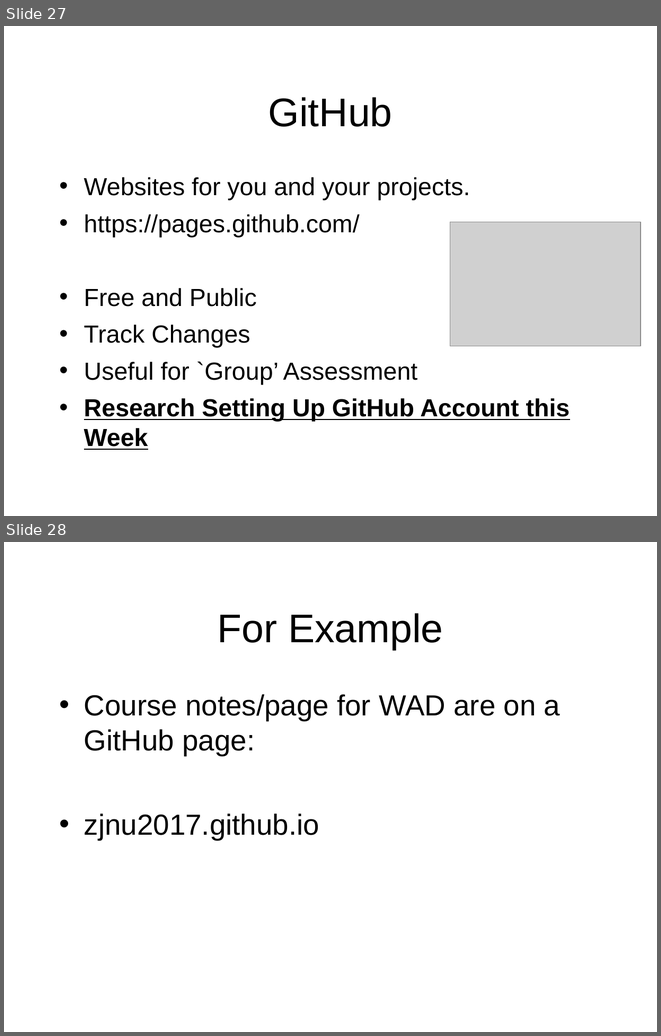
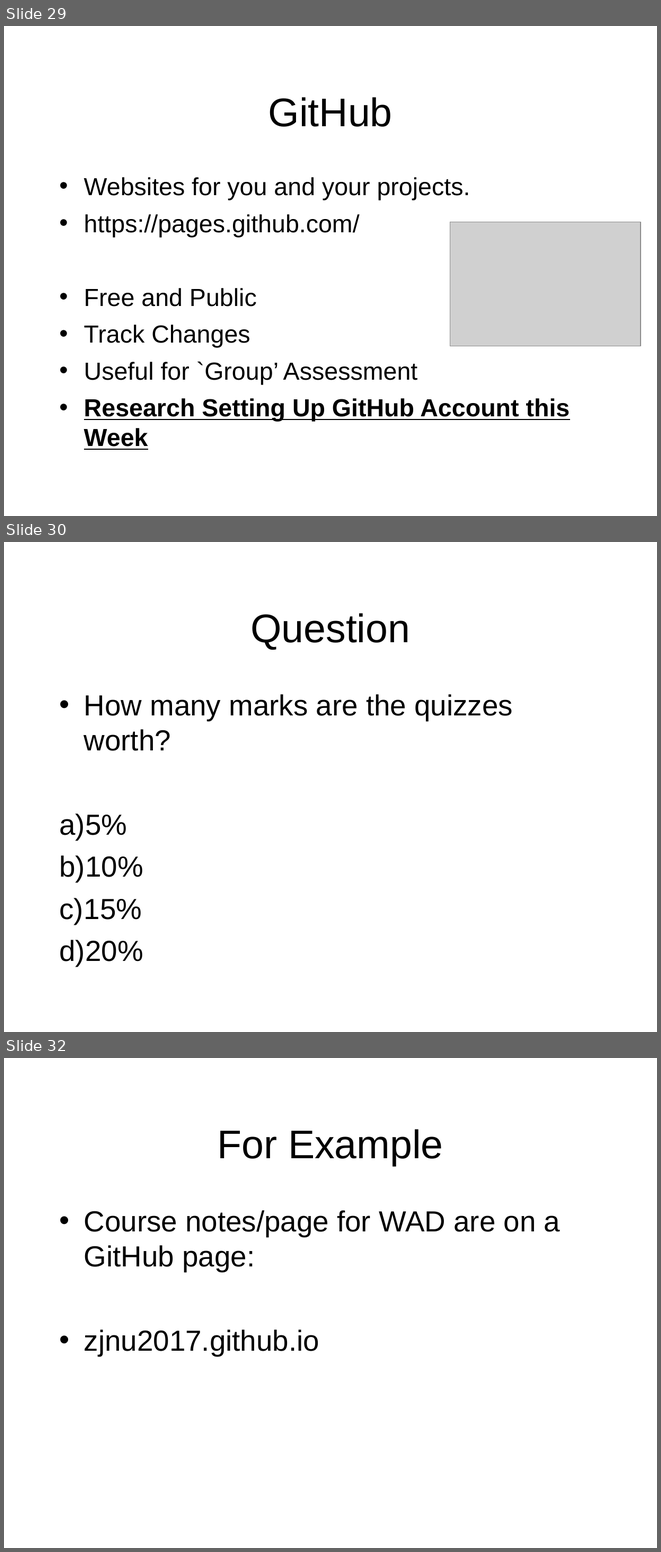
Before and after one commit to octaviordz/zjnu2017.github.io, a slide deck: WAD/lectures/010--Introduction.ppt. Shown one above the other, each under a label of ours: slides 27 and 28 before the commit, slides 29, 30 and 32 after it; the slides between them are not shown. The pictures are 661x1036 and 661x1552 pixels, drawn with LibreOffice and Linux fonts; fonts in the diff are those of the drawing; grey boxes stand for pictures. Boxes give left, top, right and bottom in pixels: in the first picture for what was removed or moved away, otherwise in the second. Text is boxed around its words. In the diff, an @@ line names an element or a change of style, - is before the commit and + after.

Commit message:
Additional quiz questions.

```diff
--- a/WAD/lectures/010--Introduction.ppt
+++ b/WAD/lectures/010--Introduction.ppt
@@ slide 30 added at bbox=[4, 542, 657, 1032], background #FFFFFF @@
@@ title added at bbox=[250, 613, 410, 650], 44 pt, text #000000 @@
+Question
@@ text added at bbox=[59, 694, 513, 966], 32 pt, text #000000 @@
+• How many marks are the quizzes worth?
+a) 5%
+b) 10%
+c) 15%
+d) 20%
@@ what was slide 27 is now slide 29 @@
@@ what was slide 28 is now slide 32 @@
```
Also in this commit, not shown: 3 other slides added, 2 other files.
